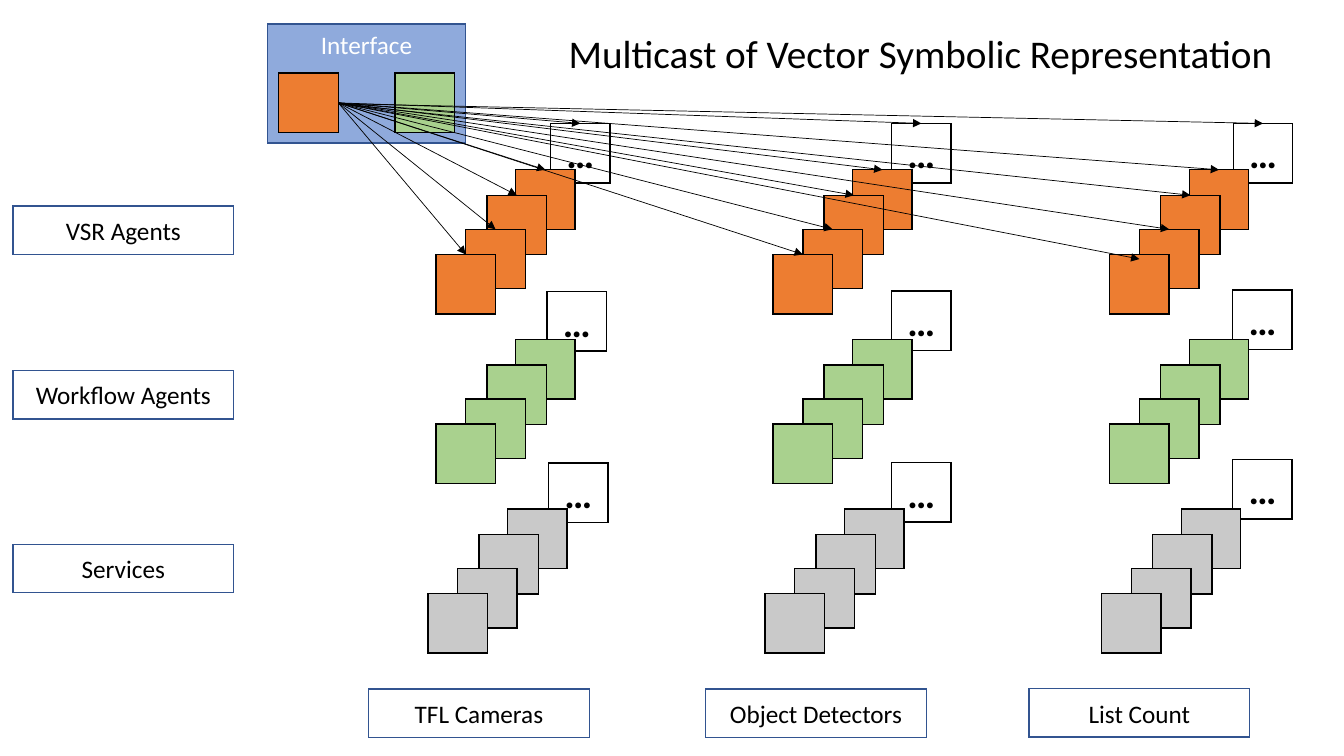
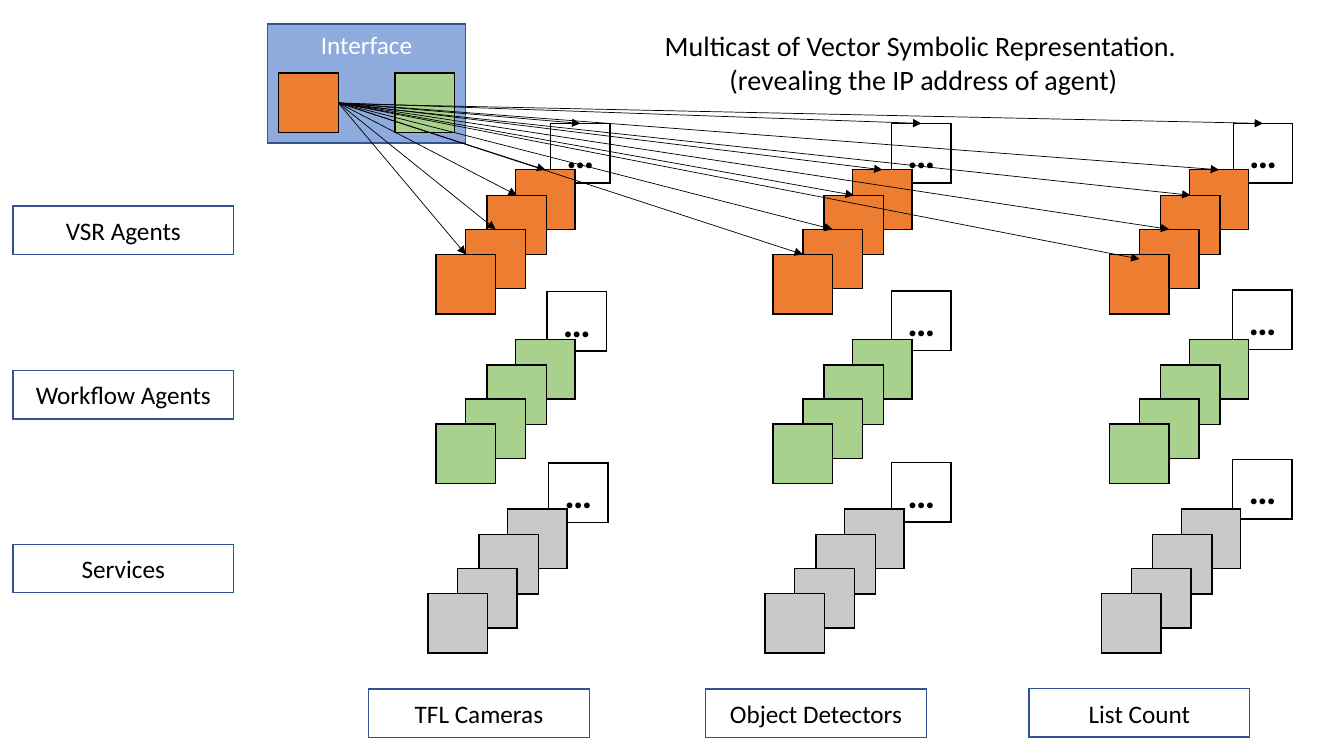
Before and after one commit to dais-ita/csu_fascilitated_by_svr, a slide deck: slide 1 of diagrams/how_many_cars_on_romford_road.pptx. Drawn at 1344x756 pixels with LibreOffice and Linux fonts; fonts in the diff are those of the drawing. Boxes give left, top, right and bottom in pixels: in the first picture for what was removed or moved away, otherwise in the second. Text is boxed around its words. In the diff, an @@ line names an element or a change of style, - is before the commit and + after.

```diff
--- a/diagrams/how_many_cars_on_romford_road.pptx
+++ b/diagrams/how_many_cars_on_romford_road.pptx
@@ text at (665,36,1176,95): text changed; size 28 to 20 pt @@
-Multicast of Vector Symbolic Representation
+Multicast of Vector Symbolic Representation.
+(revealing the IP address of agent)
```
Also in this commit, not shown: 6 other slides changed, 1 slide removed.
